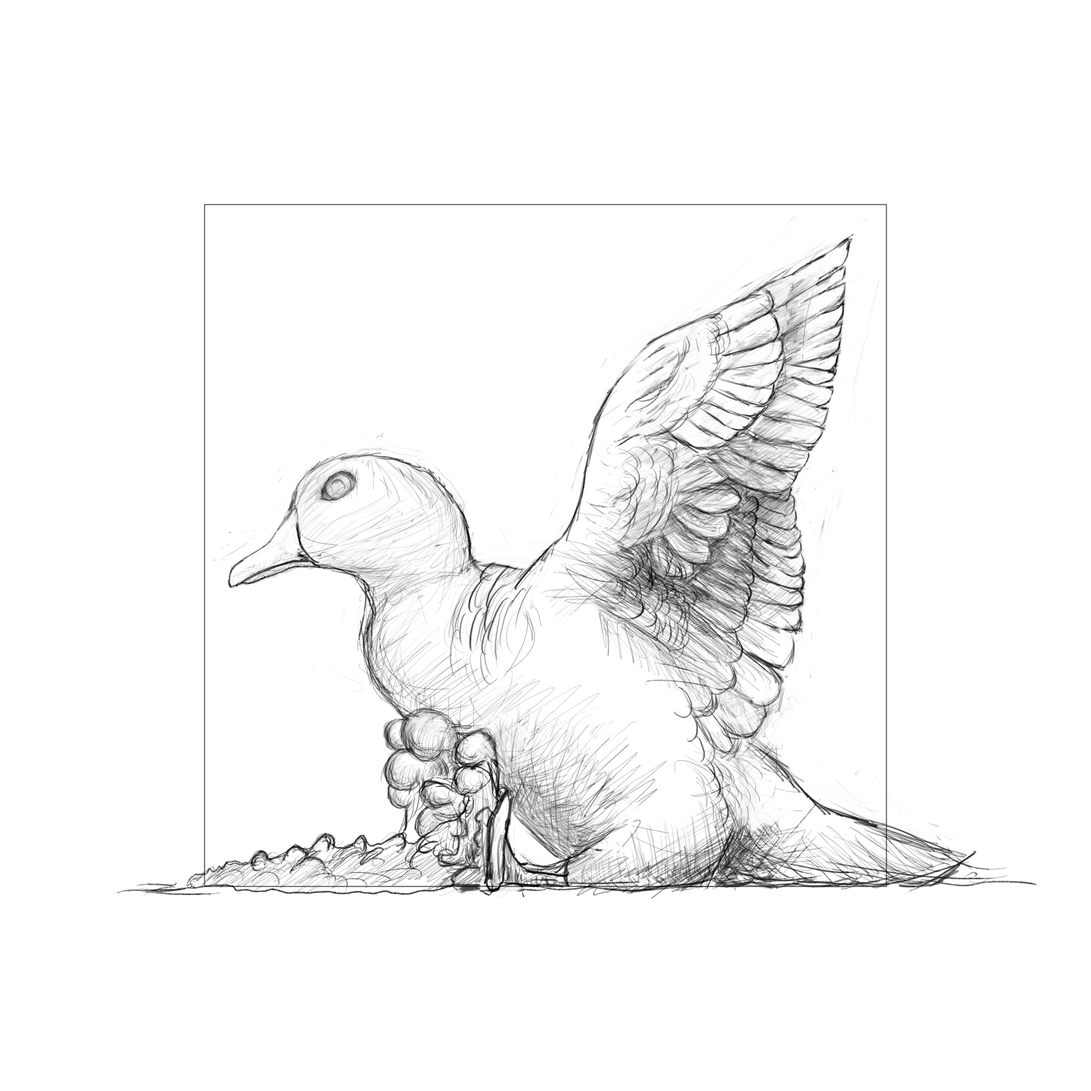
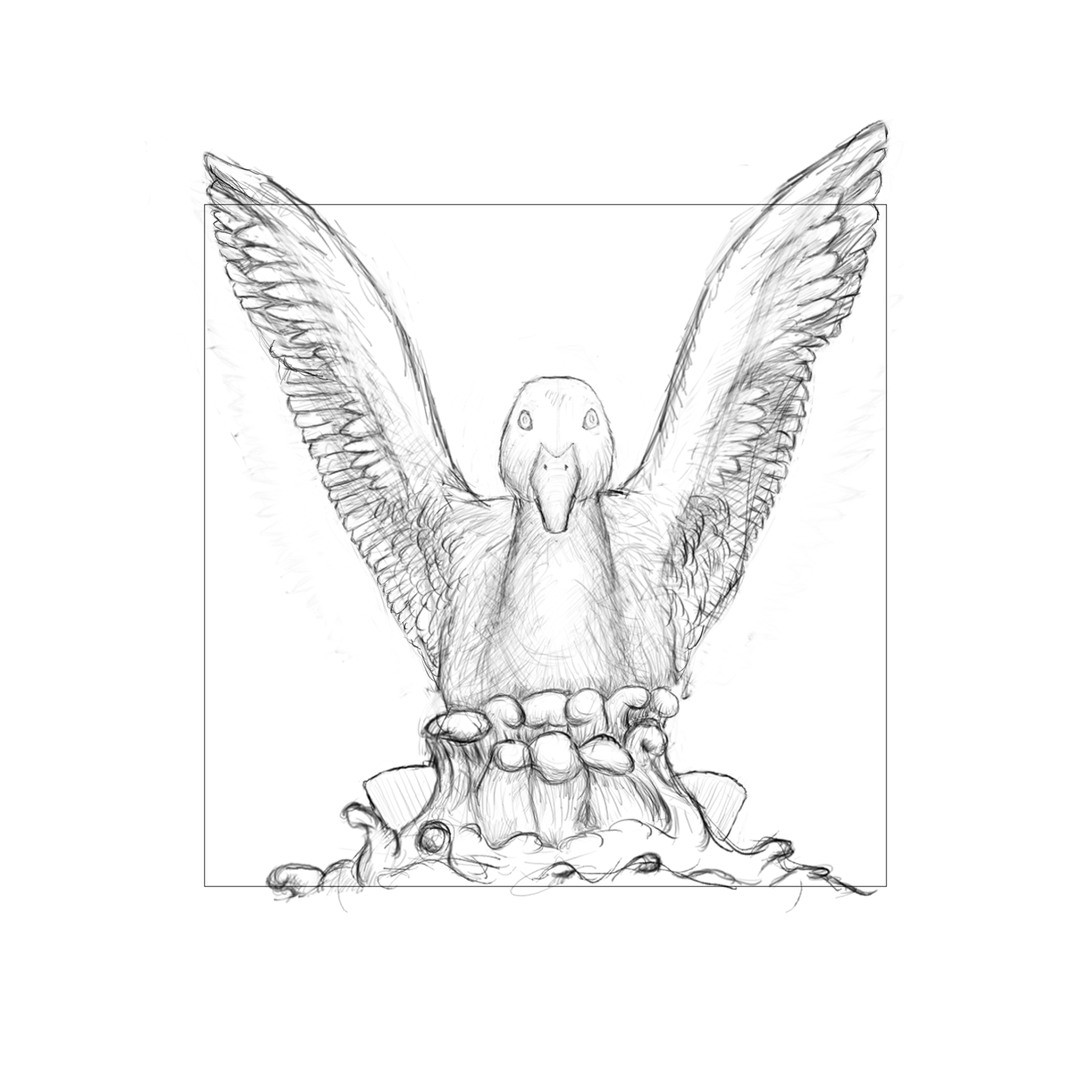
Comparing the layer stacks of the two 1091x1091 images. Changes:
hid "Sketch side detail", painted on it over [116, 118, 1038, 913]
showed "Sketch front detail", painted on it over [142, 118, 912, 915]
